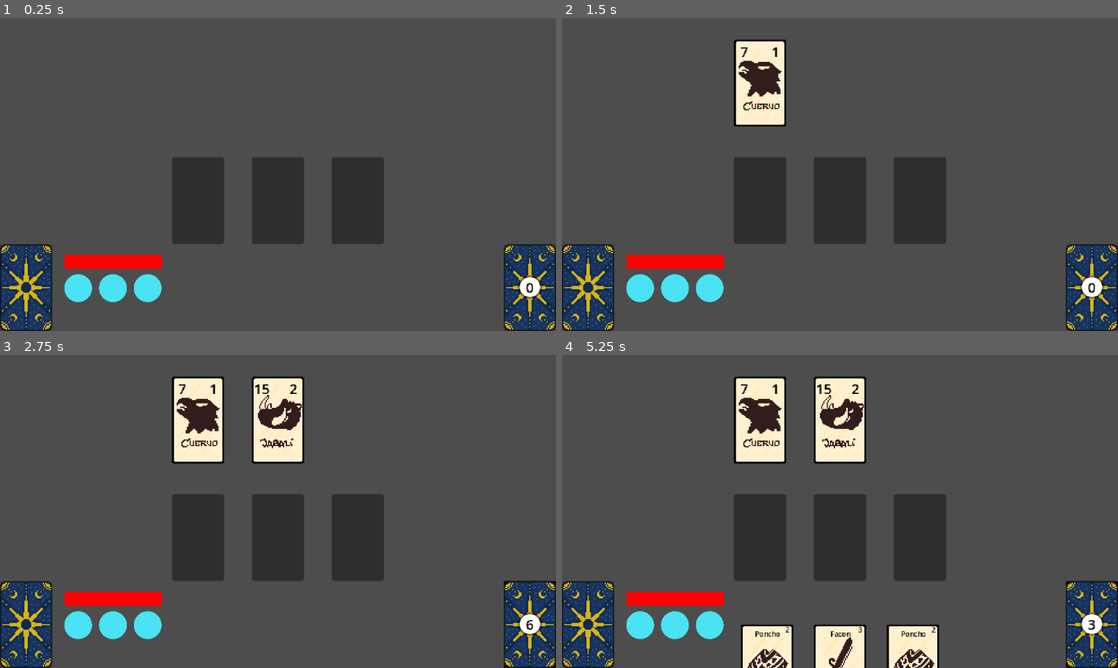
Above: before the commit, frames 1-4 (two rows, left to right).
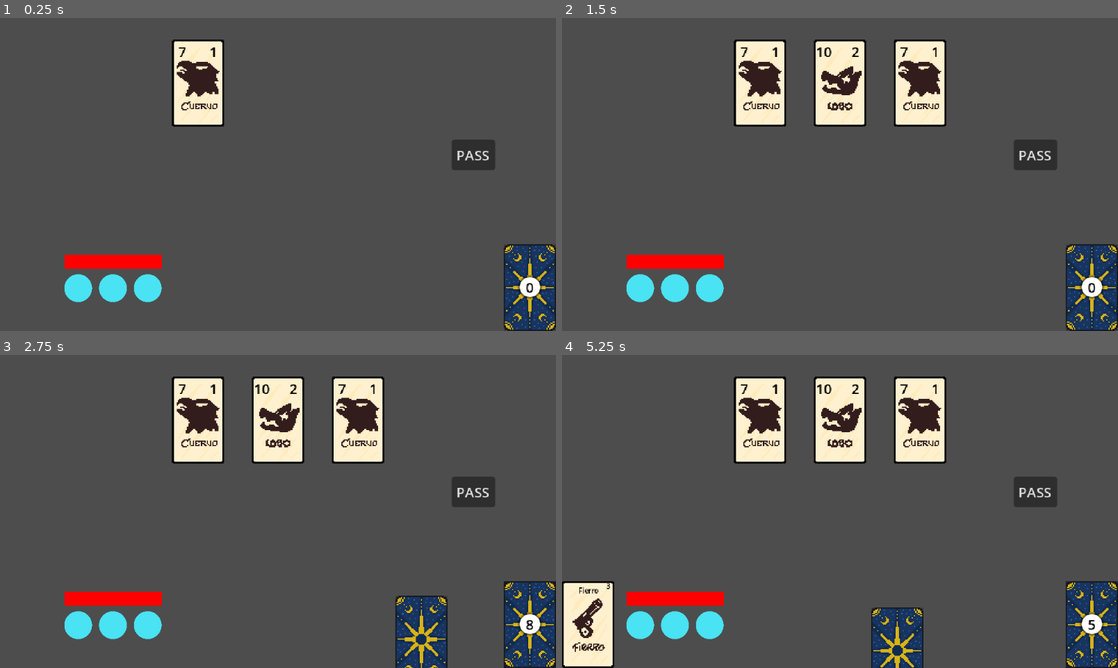
Above: after the commit, the same moments.

Repository: gonzapiacen/Payana
Game: Godot game, scene res://scenes/main.tscn
The game is run twice, just before and just after one commit, with the same random seed, the same clock (stepped at 60 frames per second) and the same inputs. The project has no main scene, so this scene is started directly.
Inputs (mouse positions are in pixels of both pictures, inside the frame that each line leads up to):
- Up to frame 1 (0.25 s): no input
- Up to frame 2 (1.5 s): click (762, 199) at 0.52 s; click (762, 83) at 1.27 s
- Up to frame 3 (2.75 s): click (528, 624) at 2 s
- Up to frame 4 (5.25 s): click (840, 536) at 2.77 s; click (917, 536) at 3.52 s; click (1034, 492) at 4.25 s, where only the run after the commit has a clickable "PASS"; click (1090, 624) at 5.02 s

The runs differ from the first frame. In frame 1, 14% of the frame differs, in the area x 0-89%, y 6-100%; in frame 2, 16%; in frame 3, 16%; in frame 4, 19%, in the area x 0-100%, y 6-100%.

Commit message:
added animations with tween

Diff:
--- /dev/null
+++ b/resources/cards/fierro.tres
@@ -0,0 +1,26 @@
+[gd_resource type="Resource" script_class="Card" format=3 uid="uid://cuaa1kxitmjx5"]
+
+[ext_resource type="Script" uid="uid://bqbb7ft5gjbho" path="res://scripts/effects/effect.gd" id="1_kjj2m"]
+[ext_resource type="Script" uid="uid://ukg5trs6od3x" path="res://scripts/effects/effect_damage.gd" id="2_wbrr8"]
+[ext_resource type="Texture2D" uid="uid://bup8scnrmolgj" path="res://assets/sprites/fierro.png" id="3_kjj2m"]
+[ext_resource type="Script" uid="uid://dc5us1o6wbex6" path="res://scripts/card_info.gd" id="4_ktj2n"]
+[ext_resource type="Script" uid="uid://sri1ksuxj8ka" path="res://scripts/card.gd" id="5_3ihep"]
+
+[sub_resource type="Resource" id="Resource_i4e7d"]
+script = ExtResource("2_wbrr8")
+amount = 7
+metadata/_custom_type_script = "uid://ukg5trs6od3x"
+
+[sub_resource type="Resource" id="Resource_sqyd6"]
+script = ExtResource("4_ktj2n")
+name = "Fierro"
+description = "Pinto fierro"
+metadata/_custom_type_script = "uid://dc5us1o6wbex6"
+
+[resource]
+script = ExtResource("5_3ihep")
+image = ExtResource("3_kjj2m")
+cost = 3
+effects = Array[ExtResource("1_kjj2m")]([SubResource("Resource_i4e7d")])
+info = SubResource("Resource_sqyd6")
+metadata/_custom_type_script = "uid://sri1ksuxj8ka"
--- a/resources/encounters/01.tres
+++ b/resources/encounters/01.tres
@@ -4,5 +4,5 @@
 
 [resource]
 script = ExtResource("1_re1yy")
-opponent_list = Array[int]([1, 2])
+opponent_list = Array[int]([1, 0, 1])
 metadata/_custom_type_script = "uid://cr086552nttkh"
--- a/scenes/card_visual.tscn
+++ b/scenes/card_visual.tscn
@@ -18,6 +18,8 @@
 offset_bottom = 50.0
 grow_horizontal = 2
 grow_vertical = 2
+pivot_offset = Vector2(30, 50)
+flat = true
 script = ExtResource("1_4xisq")
 card = ExtResource("2_oml8l")
 
@@ -34,7 +36,8 @@
 offset_bottom = 50.0
 grow_horizontal = 2
 grow_vertical = 2
-pivot_offset = Vector2(150, 250)
+scale = Vector2(1e-05, 1)
+pivot_offset = Vector2(30, 50)
 texture = ExtResource("4_oml8l")
 expand_mode = 1
 
@@ -93,7 +96,7 @@
 offset_bottom = 50.0
 grow_horizontal = 2
 grow_vertical = 2
-pivot_offset = Vector2(150, 250)
+pivot_offset = Vector2(30, 50)
 texture = ExtResource("5_rmpoq")
 expand_mode = 1
 
--- a/scenes/main.tscn
+++ b/scenes/main.tscn
@@ -89,16 +89,6 @@
 grow_vertical = 0
 pivot_offset = Vector2(30, 50)
 
-[node name="TextureRect" type="TextureRect" parent="Discard" unique_id=822817686]
-layout_mode = 1
-anchors_preset = 2
-anchor_top = 1.0
-anchor_bottom = 1.0
-offset_top = -100.0
-offset_right = 60.0
-grow_vertical = 0
-texture = ExtResource("1_o5qli")
-
 [node name="Cards" type="CenterContainer" parent="Discard" unique_id=1164760739]
 layout_mode = 0
 offset_right = 60.0
@@ -150,15 +140,15 @@
 theme_override_constants/separation = 32
 alignment = 1
 
-[node name="Slot 1" type="Button" parent="PlayerField" unique_id=1655244759]
-custom_minimum_size = Vector2(60, 0)
-layout_mode = 2
-
-[node name="Slot 2" type="Button" parent="PlayerField" unique_id=1953854926]
-custom_minimum_size = Vector2(60, 0)
-layout_mode = 2
-
-[node name="Slot 3" type="Button" parent="PlayerField" unique_id=2093333926]
+[node name="Slot 1" type="Control" parent="PlayerField" unique_id=1731478580]
+custom_minimum_size = Vector2(60, 0)
+layout_mode = 2
+
+[node name="Slot 2" type="Control" parent="PlayerField" unique_id=494449702]
+custom_minimum_size = Vector2(60, 0)
+layout_mode = 2
+
+[node name="Slot 3" type="Control" parent="PlayerField" unique_id=1648400824]
 custom_minimum_size = Vector2(60, 0)
 layout_mode = 2
 
@@ -202,3 +192,18 @@
 offset_bottom = 420.0
 grow_vertical = 0
 scale = Vector2(0.125, 0.125)
+
+[node name="PassButton" type="Button" parent="." unique_id=1464615933]
+layout_mode = 1
+anchors_preset = 6
+anchor_left = 1.0
+anchor_top = 0.5
+anchor_right = 1.0
+anchor_bottom = 0.5
+offset_left = -120.0
+offset_top = -40.0
+offset_right = -70.0
+offset_bottom = -5.0
+grow_horizontal = 0
+grow_vertical = 2
+text = "PASS"
--- a/scenes/opponent_visual.tscn
+++ b/scenes/opponent_visual.tscn
@@ -17,6 +17,7 @@
 offset_bottom = 50.0
 grow_horizontal = 2
 grow_vertical = 2
+pivot_offset = Vector2(30, 50)
 script = ExtResource("1_2rg0q")
 
 [node name="Front" type="TextureRect" parent="." unique_id=674526181]
--- a/scripts/UI_manager.gd
+++ b/scripts/UI_manager.gd
@@ -4,70 +4,101 @@
 var visual_card_scene = preload("res://scenes/card_visual.tscn")
 var visual_opponent_scene = preload("res://scenes/opponent_visual.tscn")
 
-signal selected_card(Card)
+@onready var pass_turn_button = $PassButton
+
+signal target_selected(OpponentVisual)
+#signal change_turn
+
+#var tween : Tween
 
 func _ready():
+	await GameManager.init_logic()
+
 	GameManager.create_card.connect(_create_card)
 	GameManager.move_card_deck_to_hand.connect(_move_card_deck_to_hand)
 	GameManager.move_card_hand_to_discard.connect(_move_card_hand_to_discard)
 	#GameManager.move_card_hand_to_field.connect(_move_card_hand_to_field)
-
 	GameManager.opponent_in_field.connect(_put_opponent_in_field)
 	GameManager.update_energy.connect(_update_energy_player)
 	GameManager.player.update_protection.connect(_update_shield_player)
+	GameManager.delete_enemy.connect(_delete_enemy)
+	GameManager.is_player_turn.connect(_enable_player_options)
+	GameManager.put_discard_in_deck.connect(_put_discard_in_deck)
+
+	pass_turn_button.pressed.connect(_change_turn)
+
+	GameManager.init_game()
 
 func _create_card(_card_info: Card):
 	var visual_card_instance = visual_card_scene.instantiate()
 	visual_card_instance.set_info(_card_info)
-	$Deck/Label.text = str($Deck/Label.text.to_int()+1)
+	set_size_deck($Deck/Label.text.to_int()+1)
 	$Deck/Cards.add_child(visual_card_instance)
 	visual_card_instance.clicked.connect(_selected_card)
 
 func set_size_deck(amount: int):
-	$Deck.text = str(amount)
+	$Deck/Label.text = str(amount)
 
 func _move_card_deck_to_hand(_card: Card, new_size_deck: int):
+	var tween = create_tween()
+
 	var card_to_move
 	for instance_card in $Deck/Cards.get_children():
 		if(instance_card.card == _card):
 			card_to_move = instance_card
 			break
-	if(!card_to_move):
-		print("Card doesn't exist")
-		return
+	#if(!card_to_move):
+		#print("Card doesn't exist in deck")
+		#return
 	for slot in $Hand.get_children():
 		if(!slot.get_children()):
-			card_to_move.reparent(slot)
-			card_to_move.position = Vector2(0,0)
-			card_to_move.get_node("Back").visible = false
 			$Deck/Label.text = str(new_size_deck)
 			if(!new_size_deck):
 				$Deck.visible = false
+
+			card_to_move.reparent(slot)
+			tween.tween_property(card_to_move,"position",Vector2(0,0),.5)
+			#card_to_move.position = Vector2(0,0)
+			tween.tween_property(card_to_move.get_node("Back"),"scale",Vector2(0,1),.125)
+			tween.tween_property(card_to_move.get_node("Front"),"scale",Vector2(1,1),.125)
+			#card_to_move.get_node("Back").visible = false
+			await tween.finished
 			break
 
 func _update_shield_player(amount: int):
-	print("escudando")
 	for i in range(amount):
 		$Status/Shields.get_children()[i].visible = true
-	pass
 
 func _update_energy_player(player: Player):
+	for i in range(player.energy):
+		$Status/EnergyBar.get_children()[i].visible = true
+
 	for i in range(player.max_energy-1,player.energy-1,-1):
 		$Status/EnergyBar.get_children()[i].visible = false
 
 func _move_card_hand_to_discard(_card: Card):
+	var tween = create_tween()
+
 	var card_to_move
-	for instance_card in range($Hand.get_children().size()):
-		if($Hand.get_children()[instance_card].get_child(0).card == _card):
-			card_to_move = $Hand.get_children()[instance_card].get_child(0)
-			selected_card.emit(instance_card)
-			$Hand.get_children()[instance_card].visible = false
-			break
+	var initial_position
+	var final_position = $Discard/Cards.global_position
+
+	for slot_card in $Hand.get_children():
+		if(slot_card.get_child(0) and slot_card.get_child(0).card == _card):
+
+			card_to_move = slot_card.get_child(0)
+			break
+
 	if(!card_to_move):
-		print("Card doesn't exist")
-		return
-
-	card_to_move.reparent($Discard/Cards)
+		print("Card doesn't exist in discard")
+		return
+
+	initial_position = card_to_move.global_position
+	card_to_move.reparent($".")
+	card_to_move.global_position = initial_position
+	tween.tween_property(card_to_move,"global_position",final_position,.25)
+	await tween.finished
+	card_to_move.reparent($"Discard/Cards")
 
 func _move_card_hand_to_field(_card: Card, _pos: int):
 	var card_to_move
@@ -76,7 +107,7 @@
 			card_to_move = instance_card
 			break
 	if(!card_to_move):
-		print("Card doesn't exist")
+		print("Card doesn't exist on field")
 		return
 	if($PlayerField.get_children()[_pos].get_child_count()):
 		print("Slot is busy")
@@ -84,23 +115,42 @@
 
 	card_to_move.reparent($PlayerField.get_children()[_pos])
 
-func _put_opponent_in_field(opp_to_put: Opponent, slot: int):
+func _put_opponent_in_field(opp_to_put: Opponent):
+
+	var tween = create_tween()
+
 	var visual_opponent_instance = visual_opponent_scene.instantiate()
 	visual_opponent_instance.set_info(opp_to_put)
-	$OpponentField.get_child(slot).add_child(visual_opponent_instance)
+	$".".add_child(visual_opponent_instance)
+	visual_opponent_instance.global_position = Vector2($".".size.x/2,-1 * visual_opponent_instance.size.y)
+	var slot_to_put_opponent
+	for slot in $OpponentField.get_children():
+		if(!slot.get_child_count()):
+			slot_to_put_opponent = slot
+			break
+
+	tween.tween_property(visual_opponent_instance,"global_position",slot_to_put_opponent.global_position,.2)
+	await tween.finished
+	visual_opponent_instance.reparent(slot_to_put_opponent)
+
 	opp_to_put.update_life.connect(_update_life_opponent)
-	pass
+	visual_opponent_instance.clicked.connect(_on_target_selected)
 
 func _selected_card(instantiated_card: CardVisual):
-	#TODO select target
-	var no_cards: int = 0
 	for slot in range($Hand.get_children().size()):
-		if($Hand.get_children()[slot].get_child(0)):
-			if($Hand.get_children()[slot].get_child(0) == instantiated_card):
-				GameManager.play_card(slot - no_cards)
+		if($Hand.get_children()[slot].get_child(0) && $Hand.get_children()[slot].get_child(0) == instantiated_card):
+			if(!GameManager.enough_energy(instantiated_card.card)):
 				break
-		else:
-			no_cards += 1
+			if(GameManager.needs_a_target(instantiated_card.card)):
+				var target = await select_target()
+				#GameManager.play_card(slot - no_cards,target)
+				GameManager.play_card(instantiated_card.card,target.opponent)
+			else:
+				#GameManager.play_card(slot - no_cards)
+				GameManager.play_card(instantiated_card.card)
+			break
+		#else:
+			#no_cards += 1
 
 func _update_life_opponent(opp_to_update: Opponent):
 	var visual_opp_to_update
@@ -108,5 +158,64 @@
 		if(opp.get_child(0) && opp.get_child(0).opponent == opp_to_update):
 			visual_opp_to_update = opp.get_child(0)
 			break
-	print(visual_opp_to_update)
 	visual_opp_to_update.get_node("Front/HP").text = str(opp_to_update.hp)
+
+func _delete_enemy(opp_to_delete: Opponent):
+	var visual_opp_to_delete
+	for opp in $OpponentField.get_children():
+		if(opp.get_child(0) && opp.get_child(0).opponent == opp_to_delete):
+			visual_opp_to_delete = opp.get_child(0)
+			break
+	visual_opp_to_delete.queue_free()
+
+func _change_turn():
+	pass_turn_button.disabled = true
+	GameManager.finish_player_turn()
+
+func _enable_player_options():
+	$PassButton.disabled = false
+	_update_energy_player(GameManager.player)
+
+func _put_discard_in_deck(_card: Card):
+	var tween = create_tween()
+	$Deck.visible = true
+	var visual_card_to_move
+	for visual_card in $Discard/Cards.get_children():
+		if (visual_card.card == _card):
+			visual_card_to_move = visual_card
+			break
+
+	if(!visual_card_to_move):
+		print(_card, " doesn't exist")
+		return
+
+	tween.set_parallel(true)
+	tween.tween_property(visual_card_to_move,"global_position",$Deck/Cards.global_position,.25)
+	tween.tween_property(visual_card_to_move.get_node("Front"),"scale",Vector2(0,1),.25)
+	tween.tween_property(visual_card_to_move.get_node("Back"),"scale",Vector2(1,1),.25)
+	tween.set_parallel(false)
+
+	await tween.finished
+	#visual_card_to_move.get_node("Front").scale = Vector2(0,1)
+	#visual_card_to_move.get_node("Back").scale = Vector2(1,1)
+	visual_card_to_move.reparent($Deck/Cards)
+	set_size_deck($Deck/Cards.get_child_count())
+
+func _on_target_selected(opp_visual: OpponentVisual):
+	target_selected.emit(opp_visual)
+
+func select_target() -> OpponentVisual:
+	for slot in $OpponentField.get_children():
+		var opponent_to_select = slot.get_child(0)
+		if(opponent_to_select):
+			opponent_to_select.scale = Vector2(1.2,1.2)
+
+	print("Select the target...")
+	var selected = await target_selected
+
+	for pos in $OpponentField.get_children().size():
+		var opponent_to_select = $OpponentField.get_children()[pos].get_child(0)
+		if(opponent_to_select):
+			opponent_to_select.scale = Vector2(1,1)
+
+	return selected
--- a/scripts/game_manager.gd
+++ b/scripts/game_manager.gd
@@ -3,114 +3,189 @@
 signal create_card(Card)
 
 signal move_card_deck_to_hand(Card, int)
-#signal move_card_hand_to_field(Card)
 signal move_card_hand_to_discard(Card)
 
 signal opponent_in_field(Opponent,int)
 
 signal update_energy(Player)
 
+signal delete_enemy(Opponent)
+
+signal is_player_turn
+
+signal put_discard_in_deck
+
 var card_stacks : CardStacks
 var player : Player
 
-func _ready():
+var player_turn: bool
+
+var encounter = load("res://resources/encounters/01.tres")
+
+var poncho = preload("res://resources/cards/poncho.tres")
+var facon = preload("res://resources/cards/facon.tres")
+var fierro = preload("res://resources/cards/fierro.tres")
+
+func init_logic():
 	player = Player.new()
-	await get_tree().process_frame
-	await prepare_encounter(load("res://resources/encounters/01.tres"))
-	print("Let's start the party")
-	start_player_turn()
-
-func prepare_encounter(encounter: Encounter):
-
-	card_stacks = CardStacks.new()
-
 	player.hand_size = 3
 	player.max_energy = 3
 	player.energy = 3
 
-	for opp in encounter.opponent_list:
-		var opp_instance = Opponent.collection[opp].duplicate()
-		await get_tree().create_timer(1.0).timeout
-		opponent_in_field.emit(opp_instance,card_stacks.opponent_slots.size())
-		opp_instance.connect("died", verify_remains.bind(opp_instance))
-		card_stacks.opponent_slots.push_back(opp_instance)
+func init_game():
+	#await get_tree().process_frame
+	await prepare_encounter()
+	print("Let's start the party")
+	player_turn = true
+	start_player_turn()
+
+func prepare_encounter():
+
+	card_stacks = CardStacks.new()
+
+	for i in encounter.opponent_list:
+		await put_opponent_in_field(i)
+		await get_tree().create_timer(.5).timeout
 
 	for i in range(3):
-		var new_card_to_deck = Card.new()
-		new_card_to_deck.set_info(load("res://resources/cards/poncho.tres"))
-		card_stacks.deck.push_back(new_card_to_deck)
-		create_card.emit(new_card_to_deck)
-		await get_tree().create_timer(.025).timeout
-		new_card_to_deck = Card.new()
-		new_card_to_deck.set_info(load("res://resources/cards/facon.tres"))
-		card_stacks.deck.push_back(new_card_to_deck)
-		create_card.emit(new_card_to_deck)
+		await put_card_in_deck(poncho)
+		await get_tree().create_timer(.1).timeout
+
+	for i in range(3):
+		await put_card_in_deck(facon)
+		await get_tree().create_timer(.1).timeout
+
+	for i in range(3):
+		await put_card_in_deck(fierro)
+		await get_tree().create_timer(.1).timeout
 
 	card_stacks.deck.shuffle()
 
+func put_opponent_in_field(opp: int):
+	var opp_instance = Opponent.collection[opp].duplicate()
+	card_stacks.opponent_slots.push_back(opp_instance)
+	opp_instance.died.connect(verify_remains)
+	opponent_in_field.emit(opp_instance)
+
+func put_card_in_deck(_res: Resource):
+	var new_card_to_deck = Card.new()
+	new_card_to_deck.set_info(_res)
+	card_stacks.deck.push_back(new_card_to_deck)
+	create_card.emit(new_card_to_deck)
+
 func verify_remains(dead_opponent: Opponent):
 	card_stacks.opponent_slots.erase(dead_opponent)
+	delete_enemy.emit(dead_opponent)
 	if(!card_stacks.opponent_slots.size()):
-		InputHandler.enable_only_map()
+		print("YOU ARE TREMENDO: GANASTE :D")
+		#InputHandler.enable_only_map()
+		get_tree().quit()
 
 func start_player_turn():
 	InputHandler.disable_all()
-	print("Por robar")
-	draw_cards()
+	player.energy = player.max_energy
+	is_player_turn.emit()
+	for i in range(player.hand_size):
+		await draw_card()
+		await get_tree().create_timer(.5).timeout
 
 	InputHandler.enable_player_action()
 
-func play_card(index: int, target: int = 0):
-	var card = card_stacks.player_hand[index]
+func enough_energy(card:Card) -> bool:
+	var can_play = card.cost <= player.energy
+	if(!can_play):
+		print("I have no energy to do that...")
+
+	return can_play
+
+#func play_card(index: int, target: int = 0):
+func play_card(card_to_play: Card, target: Opponent = null):
+	#var card = card_stacks.player_hand[index]
 	#var opponent = card_stacks.opponent_slots[target]
-	if card.cost > player.energy:
-		# TODO play feedback "not enough energy"
-		print("I have no energy to do that...")
-		return
-	player.energy -= card.cost
+	#if card.cost > player.energy:
+	#	# TODO play feedback "not enough energy"
+	#	print("I have no energy to do that...")
+	#	return
+	player.energy -= card_to_play.cost
 	update_energy.emit(player)
 	InputHandler.disable_all()
 	# TODO distinguish between whether the target is the player or an opponent
-	for effect in card.effects:
+	for effect in card_to_play.effects:
 		#effect.effect.call()
-		effect.effect(player,card_stacks.opponent_slots[target])
-		pass
-	discard_card(index)
+		#effect.effect(player,card_stacks.opponent_slots[target])
+		effect.effect(player,target)
+	await discard_card(card_to_play)
 
 	InputHandler.enable_player_action()
 
-func draw_cards():
-	for i in range(0, player.hand_size):
-		if card_stacks.deck.is_empty():
-			print("empty deck")
-			if card_stacks.discard.is_empty():
-				print("empty discard")
-				break
-			card_stacks.deck = card_stacks.discard
-			card_stacks.discard = []
-			card_stacks.deck.shuffle()
-		await get_tree().create_timer(1.0).timeout
-		var card_to_hand = card_stacks.deck.pop_back()
-		#create_card.emit(card_to_hand)
-		card_stacks.player_hand.push_back(card_to_hand)
-		move_card_deck_to_hand.emit(card_to_hand, card_stacks.deck.size())
+func replenish(_card: Card):
 
-func discard_card(index: int = 0):
-	var card_to_discard = card_stacks.player_hand.pop_at(index)
-	card_stacks.discard.push_back(card_to_discard)
-	move_card_hand_to_discard.emit(card_to_discard)
+	card_stacks.discard.erase(_card)
+	card_stacks.deck.push_back(_card)
+	put_discard_in_deck.emit(_card)
+
+func draw_card():
+	if card_stacks.deck.is_empty():
+		print("empty deck")
+		if card_stacks.discard.is_empty():
+			print("empty discard")
+			return
+
+		var discard_amount = card_stacks.discard.size()
+
+		for i in range(discard_amount):
+			await replenish(card_stacks.discard[0])
+			await get_tree().create_timer(.125).timeout
+
+		card_stacks.deck.shuffle()
+
+	var card_to_hand = card_stacks.deck.pop_back()
+	#create_card.emit(card_to_hand)
+	card_stacks.player_hand.push_back(card_to_hand)
+	move_card_deck_to_hand.emit(card_to_hand, card_stacks.deck.size())
+
+'func discard_card(_card_to_discard: Card = null):
+	var card_to_discard
+
+	if(card_stacks.player_hand.size()):
+		card_to_discard = card_stacks.player_hand.pop_at(index)
+		card_stacks.discard.push_back(card_to_discard)
+		move_card_hand_to_discard.emit(card_to_discard)'
+
+func discard_card(_card_to_discard: Card):
+
+	card_stacks.player_hand.erase(_card_to_discard)
+	card_stacks.discard.push_back(_card_to_discard)
+	move_card_hand_to_discard.emit(_card_to_discard)
 
 func finish_player_turn():
 	InputHandler.disable_all()
 
-	for i in range(0, player.hand_size):
-		discard_card()
+	var cards_amount = card_stacks.player_hand.size()
+	for _i in range(cards_amount):
+		await discard_card(card_stacks.player_hand[0])
+		await get_tree().create_timer(.2).timeout
 
-	start_opponent_turn()
+	change_turn()
 
 func start_opponent_turn():
 	for opponent in card_stacks.opponent_slots:
 		# TODO opponent's actions
 		opponent.execute()
-		pass
-	start_player_turn()
+	change_turn()
+
+func change_turn():
+	player_turn = !player_turn
+
+	if(player_turn):
+		start_player_turn()
+	else:
+		start_opponent_turn()
+
+func needs_a_target(card: Card) -> bool:
+	var needed = false
+	for effect in card.effects:
+		needed = needed or (effect.type == Effect.Type.Damage)
+		if(needed):
+			break
+	return needed
--- a/scripts/opponent.gd
+++ b/scripts/opponent.gd
@@ -28,10 +28,16 @@
 
 func execute():
 	# TODO execute action
-	pass
+	match type:
+		Type.WOLF:
+			print("AUUUUUUUUUUUU")
+		Type.CROW:
+			print("CHAJA CHAJA")
+		Type.BOAR:
+			print("OINK OINK")
 
 func get_damage(damage: int):
-	hp -= damage
+	hp = max(hp - damage,0)
 	if !hp:
 		died.emit(self)
 	else:
--- a/scripts/opponent_visual.gd
+++ b/scripts/opponent_visual.gd
@@ -3,7 +3,10 @@
 
 @export var opponent: Opponent
 
-signal clicked(Opponent)
+signal clicked(OpponentVisual)
+
+func _ready():
+	pressed.connect(_selected)
 
 func set_info(_opponent: Opponent):
 	opponent = _opponent
@@ -11,7 +14,5 @@
 	$Front/Damage.text = str(opponent.attack)
 	$Front/Image.texture = opponent.picture
 
-func _on_gui_input(event: InputEvent) -> void:
-	if event is InputEventMouseButton:
-		if event.button_index == MOUSE_BUTTON_LEFT and event.pressed:
-			clicked.emit(self)
+func _selected():
+	clicked.emit(self)
